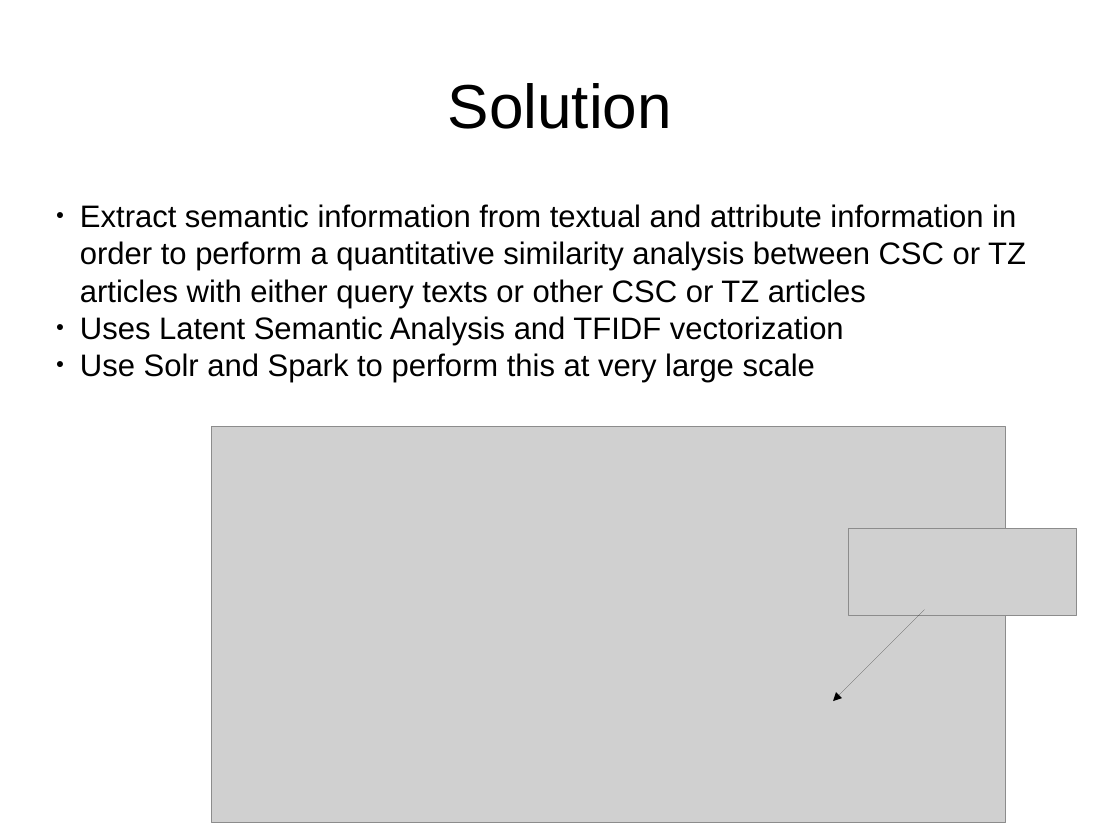
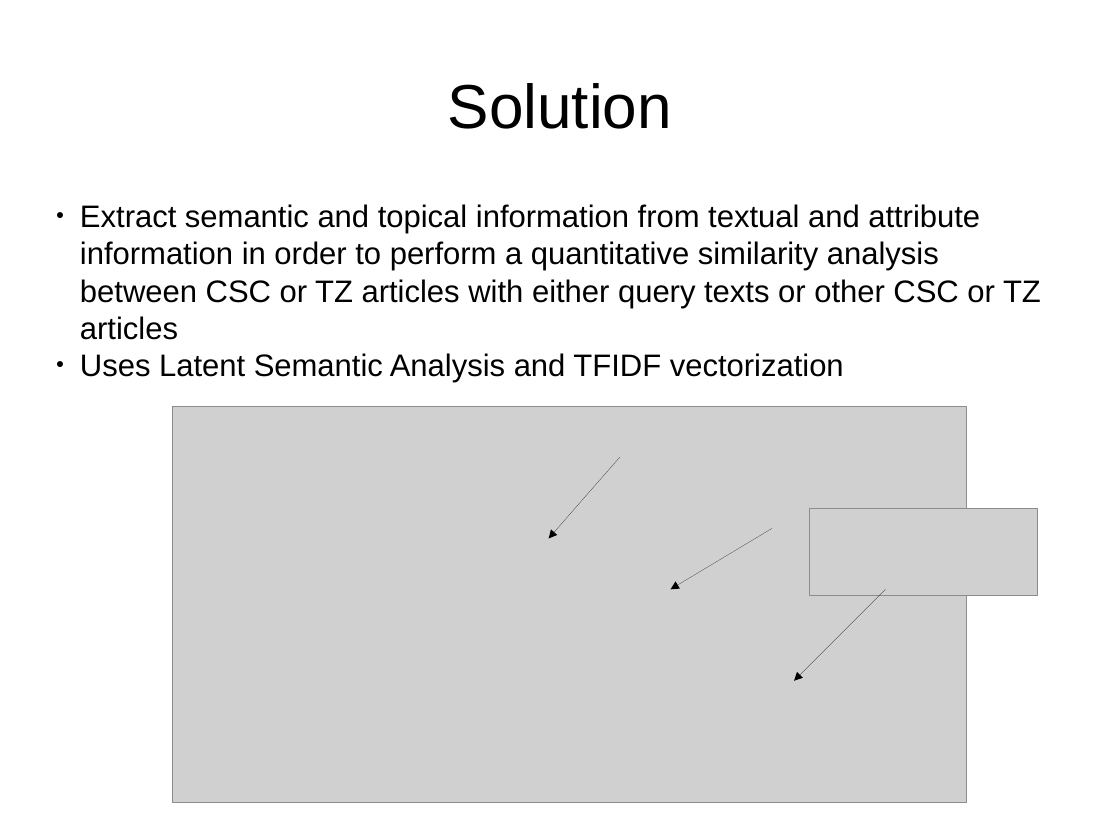
Before and after one commit to lelakshm/texata2015-hackathon, a slide deck: slide 4 of skanajan/Texata Finals.pptx (slide 3 before the commit). Drawn at 1120x840 pixels with LibreOffice and Linux fonts; fonts in the diff are those of the drawing; grey boxes stand for pictures. Boxes give left, top, right and bottom in pixels: in the first picture for what was removed or moved away, otherwise in the second. Text is boxed around its words. In the diff, an @@ line names an element or a change of style, - is before the commit and + after.

Commit message:
updated ppt

```diff
--- a/skanajan/Texata Finals.pptx
+++ b/skanajan/Texata Finals.pptx
@@ text at [80,204,1041,340]: text changed @@
-● Extract semantic information from textual and attribute information in order to perform a quantitative similarity analysis between CSC or TZ articles with either query texts or other CSC or TZ articles
+● Extract semantic and topical information from textual and attribute information in order to perform a quantitative similarity analysis between CSC or TZ articles with either query texts or other CSC or TZ articles
@@ text at [80,353,815,382]: paragraph removed @@
-● Use Solr and Spark to perform this at very large scale
@@ arrow added from (620, 457) to (549, 539), #000000 0.75 pt @@
@@ arrow added from (772, 528) to (671, 589), #000000 0.75 pt @@
@@ 2 pictures, 1 arrow: place and size @@
-2 pictures, 1 arrow at [211,427,1077,823]
+2 pictures, 1 arrow at [173,407,1038,803]
```
Also in this commit, not shown: 2 other slides changed, 3 slides added, 2 slides removed.
